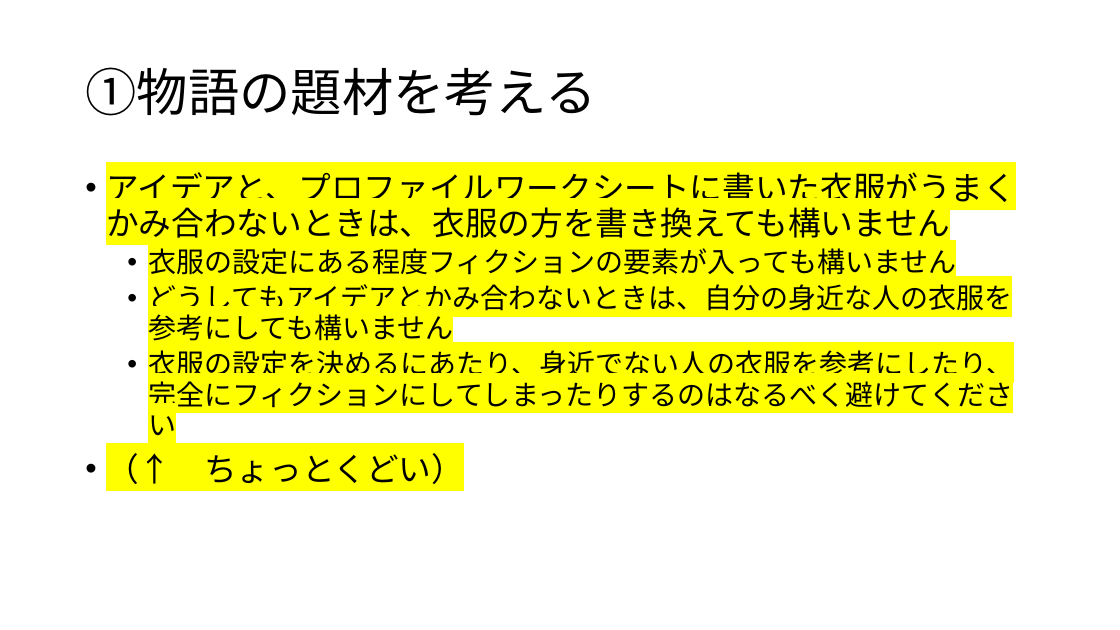
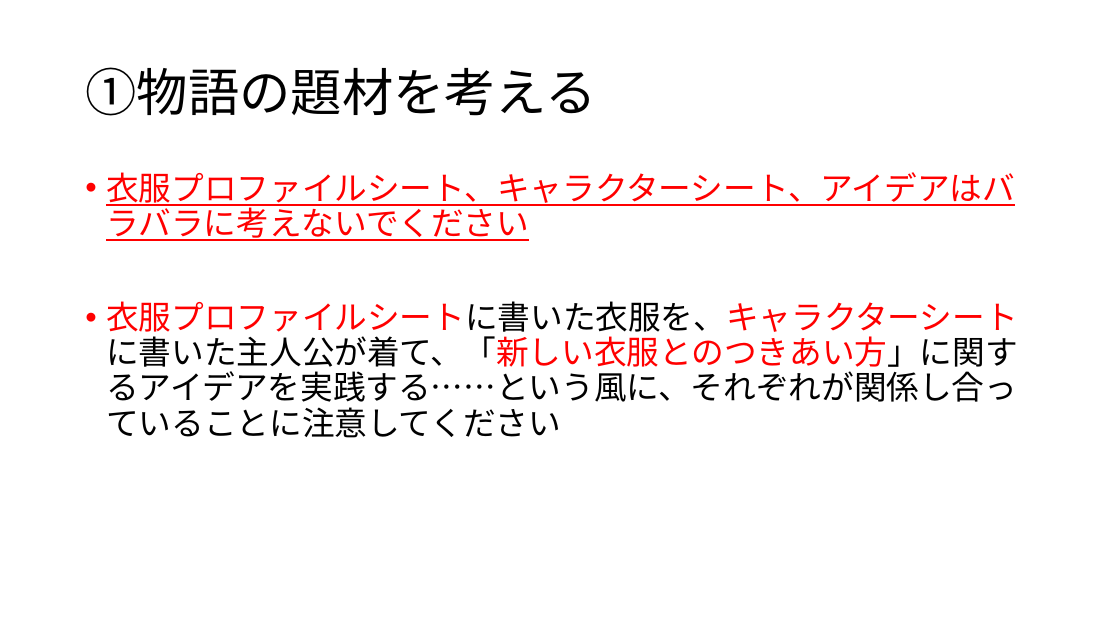
Before and after one commit to oyamadashin/remote, a slide deck: slide 8 of ゲーミングに使うあれこれ/プレイヤーへの指示/E2_物語のつくり方.pptx. Drawn at 1120x630 pixels with LibreOffice and Linux fonts; fonts in the diff are those of the drawing. Boxes give left, top, right and bottom in pixels: in the first picture for what was removed or moved away, otherwise in the second. Text is boxed around its words. In the diff, an @@ line names an element or a change of style, - is before the commit and + after.

```diff
--- a/ゲーミングに使うあれこれ/プレイヤーへの指示/E2_物語のつくり方.pptx
+++ b/ゲーミングに使うあれこれ/プレイヤーへの指示/E2_物語のつくり方.pptx
@@ text at bbox=[106, 172, 1017, 438]: text changed; size 24 to 28 pt; text colour #000000 to #FF0000 @@
-• アイデアと、プロファイルワークシートに書いた衣服がうまくかみ合わないときは、衣服の方を書き換えても構いません
-  • 衣服の設定にある程度フィクションの要素が入っても構いません
-  • どうしてもアイデアとかみ合わないときは、自分の身近な人の衣服を参考にしても構いません
-  • 衣服の設定を決めるにあたり、身近でない人の衣服を参考にしたり、完全にフィクションにしてしまったりするのはなるべく避けてください
-• （↑ ちょっとくどい）
+• 衣服プロファイルシート、キャラクターシート、アイデアはバラバラに考えないでください
+• 衣服プロファイルシートに書いた衣服を、キャラクターシートに書いた主人公が着て、「新しい衣服とのつきあい方」に関するアイデアを実践する……という風に、それぞれが関係し合っていることに注意してください
```
Also in this commit, not shown: 10 other slides changed, 1 slide added, 6 other files.
